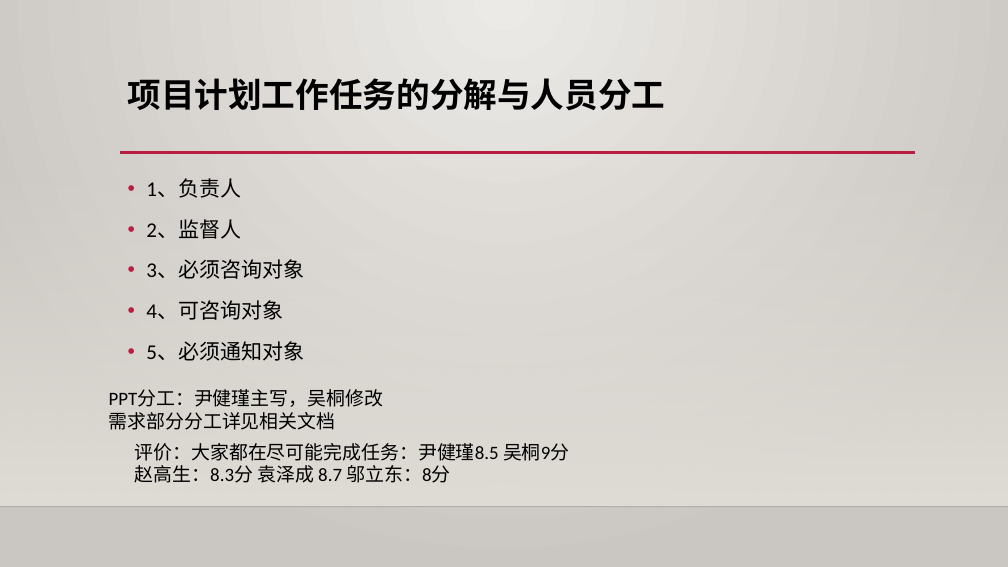
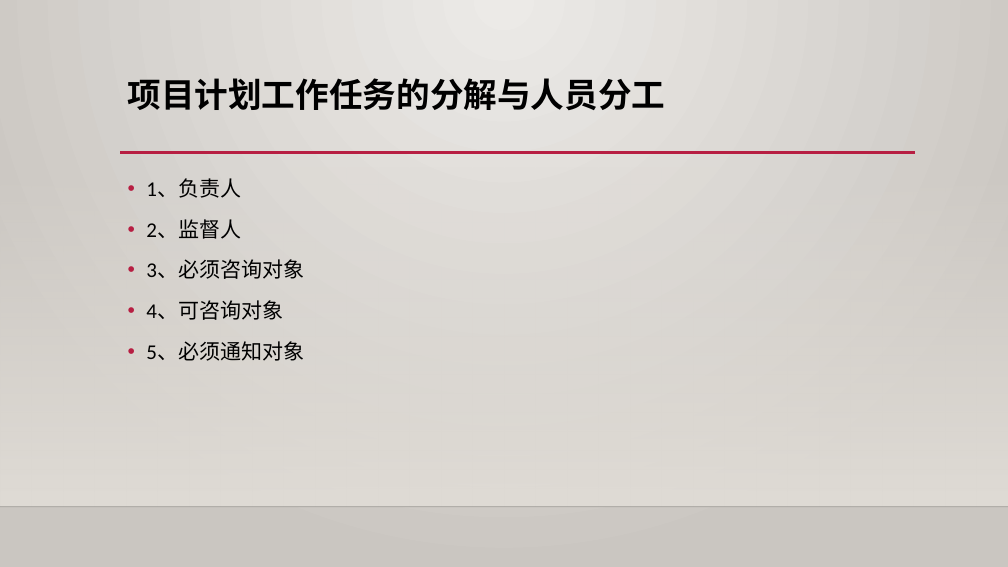
Before and after one commit to shangzhaoxiaozi/PRD-21, a slide deck: slide 18 of PRD-21-C2/非受控文档/过程文档/软件工程系列课程教学网站项目计划.pptx. Drawn at 1008x567 pixels with LibreOffice and Linux fonts; fonts in the diff are those of the drawing; background and template pictures are left out. Boxes give left, top, right and bottom in pixels: in the first picture for what was removed or moved away, otherwise in the second. Text is boxed around its words. In the diff, an @@ line names an element or a change of style, - is before the commit and + after.

```diff
--- a/PRD-21-C2/非受控文档/过程文档/软件工程系列课程教学网站项目计划.pptx
+++ b/PRD-21-C2/非受控文档/过程文档/软件工程系列课程教学网站项目计划.pptx
@@ text removed at bbox=[109, 390, 383, 430] @@
-PPT分工：尹健瑾主写，吴桐修改
-需求部分分工详见相关文档
@@ text removed at bbox=[135, 443, 569, 483] @@
-评价：大家都在尽可能完成任务：尹健瑾8.5 吴桐9分
-赵高生：8.3分 袁泽成 8.7 邬立东：8分
```
Also in this commit, not shown: 5 other slides changed, 16 other files.
